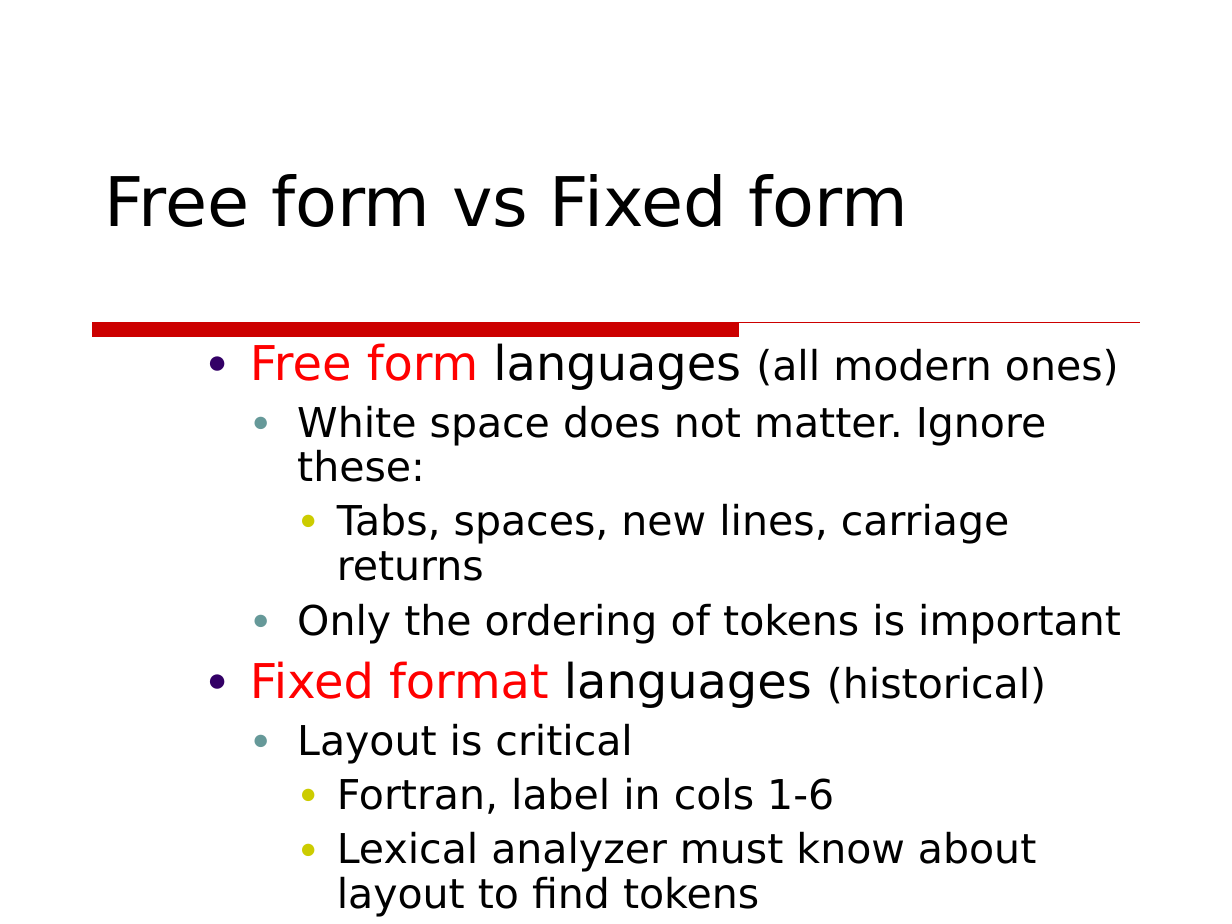
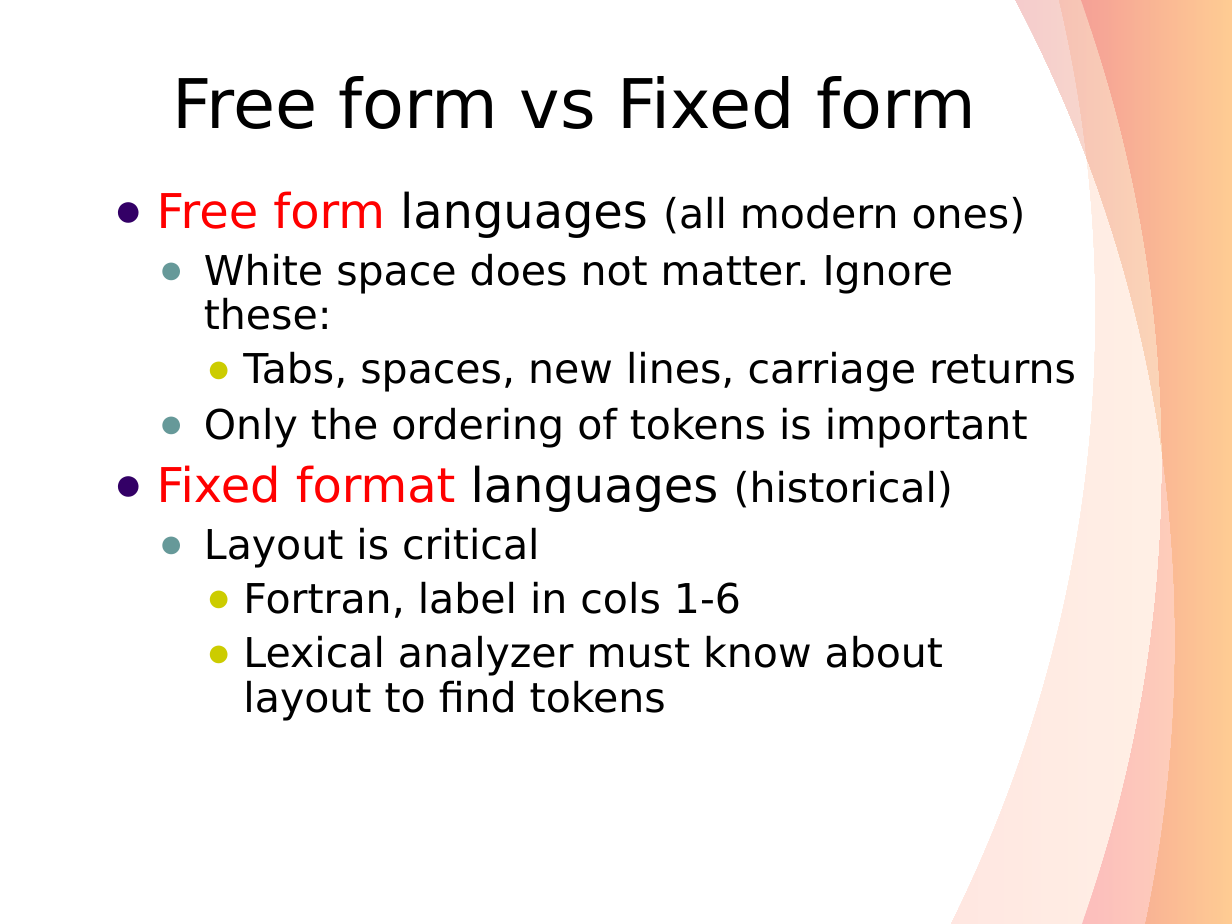
Before and after one commit to GeneralNitin/S6, a slide deck: slide 26 of 02. Compiler Design/PPTs/Module 1.ppt. Drawn at 1232x924 pixels with LibreOffice and Linux fonts; fonts in the diff are those of the drawing. Boxes give left, top, right and bottom in pixels: in the first picture for what was removed or moved away, otherwise in the second. Text is boxed around its words. In the diff, an @@ line names an element or a change of style, - is before the commit and + after.

```diff
--- a/02. Compiler Design/PPTs/Module 1.ppt
+++ b/02. Compiler Design/PPTs/Module 1.ppt
@@ freeform shape added at box(950, 0, 1232, 924), fill gradient #FFC486 to #FF866B @@
@@ freeform shape added at box(1015, 0, 1231, 924), fill gradient #FF9F00 to #CC0000 @@
@@ freeform shape added at box(1081, 1, 1231, 924), fill gradient #F20122 to #FF6A00 @@
@@ text "Free form vs Fixed form": place and size @@
-text "Free form vs Fixed form" at box(104, 174, 908, 227)
+text "Free form vs Fixed form" at box(172, 76, 975, 129)
@@ text "Free form languages (all modern ..." rewrapped from box(250, 343, 1121, 917) to box(157, 191, 1076, 721) @@
@@ freeform shape removed at box(92, 323, 1140, 338) @@
```
Also in this commit, not shown: 40 other slides changed, 33 other files.
